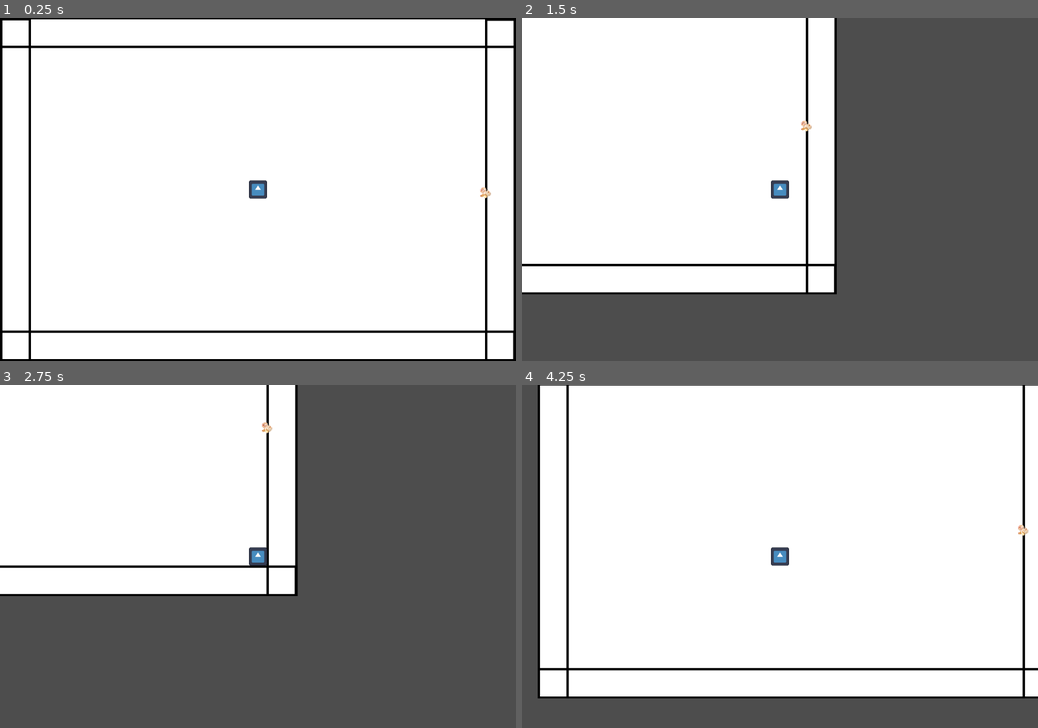
Above: before the commit, frames 1-4 (two rows, left to right).
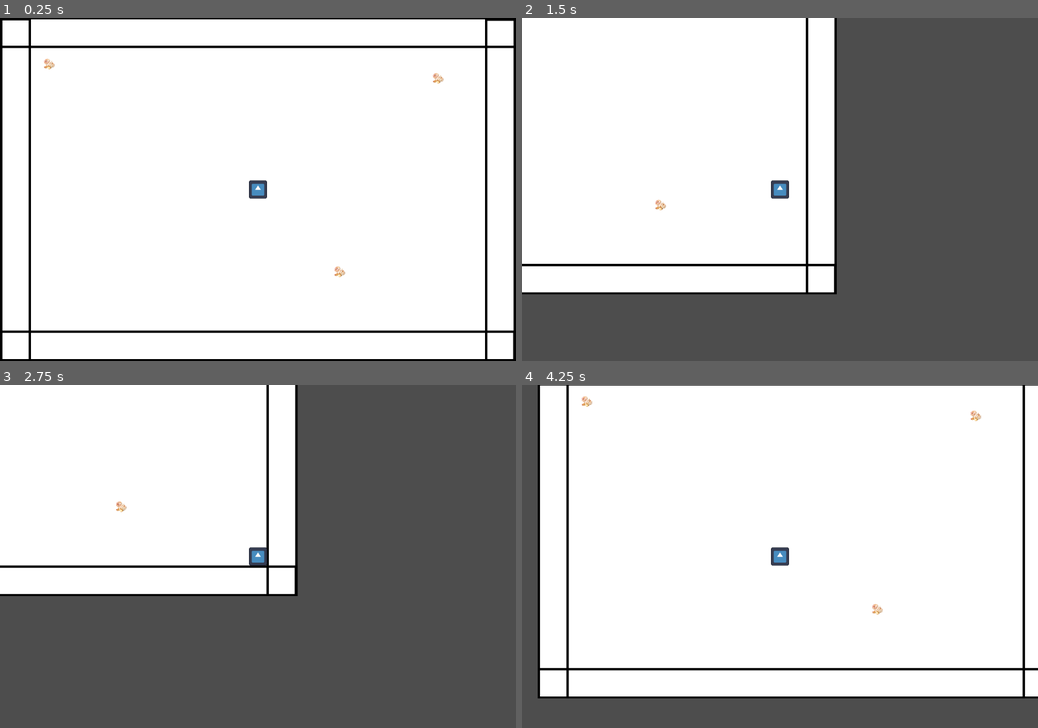
Above: after the commit, the same moments.

Repository: eddysanoli/global-game-jam-gt-2026
Game: Godot game, scene res://scenes/background/background.tscn
Same seed, same stepped clock (60 frames per second), same inputs: the game is played once before the commit and once after it. The project has no main scene, so this scene is started directly. The engine's default icon, where the game draws it, is replaced by a stand-in: a white triangle on a blue panel in a dark square.
Inputs:
- Up to frame 1 (0.25 s): no input
- Up to frame 2 (1.5 s): tap Enter at 0.5 s; hold D (right) 0.53-1.28 s; hold S (down) from 1.28 s (still down)
- Up to frame 3 (2.75 s): tap Space at 2 s; release S (down) at 2.03 s; hold D (right) from 2.03 s (still down)
- Up to frame 4 (4.25 s): tap Enter at 2.75 s; release D (right) at 2.78 s; hold W (up) 2.78-3.53 s; tap Space at 3.5 s; hold A (left) from 3.53 s (still down)

The runs differ from the first frame. In frame 1, 0.2% of the frame differs, in the area x 8-96%, y 11-76%; in frame 2, less than 0.1%; in frame 3, less than 0.1%; in frame 4, 0.2%.

Commit message:
Agregué un randomizador de ajos

Diff:
--- /dev/null
+++ b/scenes/background/background.gd
@@ -0,0 +1,15 @@
+extends Node2D
+
+var garlic_scene: PackedScene = preload("res://scenes/garlic/garlic.tscn")
+
+func _ready() -> void:
+	for i in range(3): start_Garlic()
+
+func start_Garlic():
+#Variables
+	var garlic = garlic_scene.instantiate() as StaticBody2D
+	var pos_marker = $MarcadoresAjo.get_children().pick_random() as Marker2D
+
+	#Random garlics around the scene
+	garlic.position = pos_marker.position
+	$Objects.add_child(garlic)
--- a/scenes/background/background.tscn
+++ b/scenes/background/background.tscn
@@ -1,5 +1,6 @@
-[gd_scene load_steps=6 format=3 uid="uid://cdnrr1ksm5xp5"]
+[gd_scene load_steps=7 format=3 uid="uid://cdnrr1ksm5xp5"]
 
+[ext_resource type="Script" uid="uid://cat4ftn4k8pap" path="res://scenes/background/background.gd" id="1_ewwm8"]
 [ext_resource type="Texture2D" uid="uid://c1eeepcfp84ou" path="res://scenes/background/bg.png" id="1_iheb5"]
 [ext_resource type="PackedScene" uid="uid://dkixfmdf7tn0s" path="res://scenes/player/player.tscn" id="2_pesyb"]
 [ext_resource type="PackedScene" uid="uid://b7bv5i177sklq" path="res://scenes/garlic/garlic.tscn" id="3_rsf5d"]
@@ -13,6 +14,7 @@
 b = Vector2(475, 296)
 
 [node name="Node2D" type="Node2D"]
+script = ExtResource("1_ewwm8")
 
 [node name="Bg" type="Sprite2D" parent="."]
 texture = ExtResource("1_iheb5")
@@ -52,6 +54,7 @@
 [node name="Player" parent="Objects" instance=ExtResource("2_pesyb")]
 
 [node name="Garlic" parent="Objects" instance=ExtResource("3_rsf5d")]
+visible = false
 position = Vector2(476, 7)
 
 [node name="MarcadoresAjo" type="Node2D" parent="."]
--- a/scenes/game.tscn
+++ b/scenes/game.tscn
@@ -1,6 +1,6 @@
-[gd_scene format=3 uid="uid://c62p7ocic5q6f"]
+[gd_scene load_steps=2 format=3 uid="uid://c62p7ocic5q6f"]
 
 [ext_resource type="Script" uid="uid://b1c3mkd1hquqi" path="res://scenes/game.gd" id="1_uwrxv"]
 
-[node name="Game" type="Node2D" unique_id=746629177]
+[node name="Game" type="Node2D"]
 script = ExtResource("1_uwrxv")
Not shown, added: scenes/background/background.gd.uid
